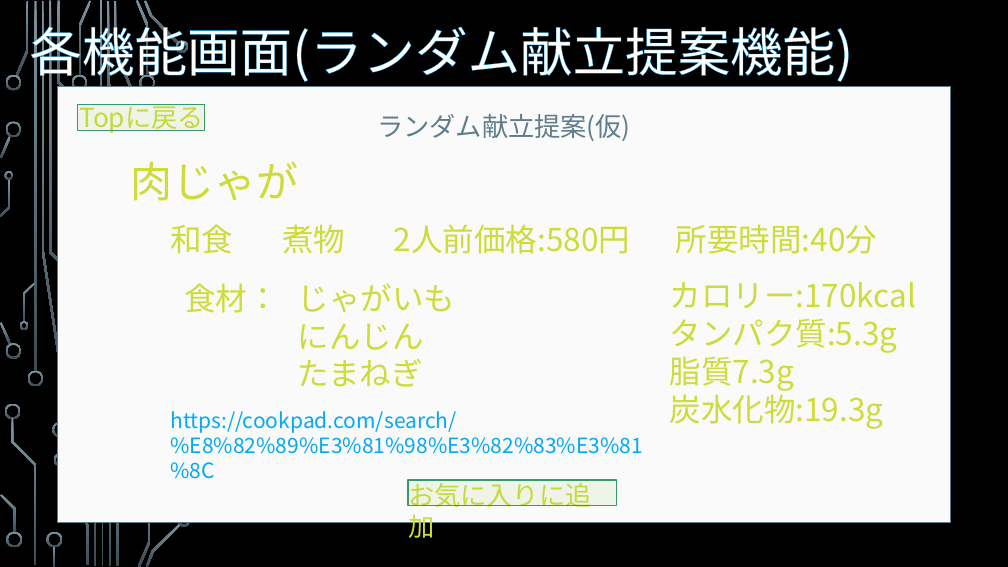
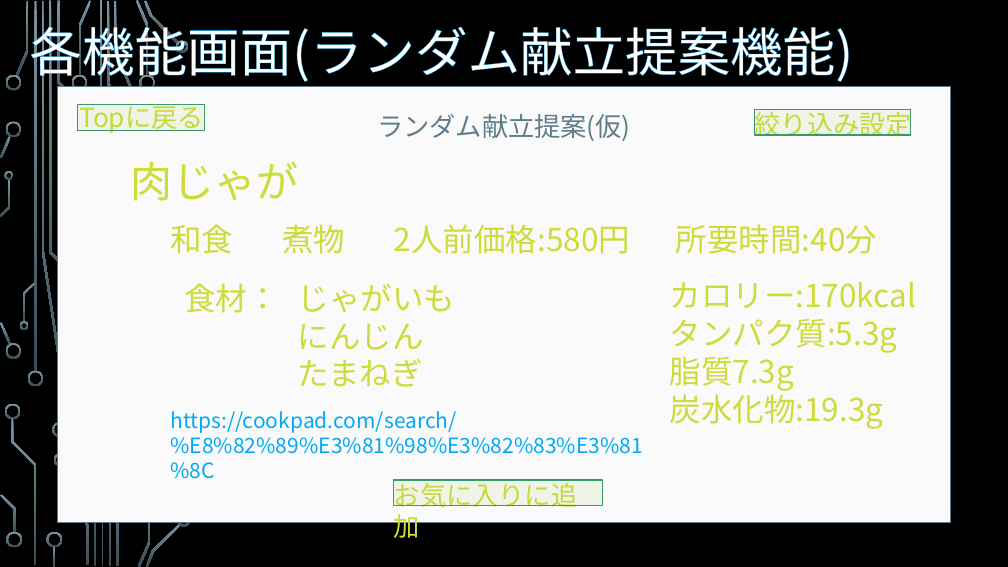
Before and after one commit to Simulaclia/MenuSuggester, a slide deck: slide 8 of doc/ER/献提 -MenuSuggester-.pptx (slide 9 before the commit). Drawn at 1008x567 pixels with LibreOffice and Linux fonts; fonts in the diff are those of the drawing; background and template pictures are left out. Boxes give left, top, right and bottom in pixels: in the first picture for what was removed or moved away, otherwise in the second. Text is boxed around its words. In the diff, an @@ line names an element or a change of style, - is before the commit and + after.

```diff
--- a/doc/ER/献提 -MenuSuggester-.pptx
+++ b/doc/ER/献提 -MenuSuggester-.pptx
@@ text added at (x1=755, y1=109, x2=912, y2=136), 25 pt, text #CDDC39 @@
+絞り込み設定
@@ rectangle added at (x1=755, y1=110, x2=910, y2=135), fill #8BC34A at 10% opacity, outline #3A9A6D 1.25 pt @@
@@ text "お気に入りに追加" moved from (x1=408, y1=479, x2=592, y2=543) to (x1=394, y1=479, x2=578, y2=543) @@
@@ rectangle moved from (x1=408, y1=480, x2=617, y2=506) to (x1=394, y1=480, x2=603, y2=506) @@
```
Also in this commit, not shown: 3 other slides changed.
